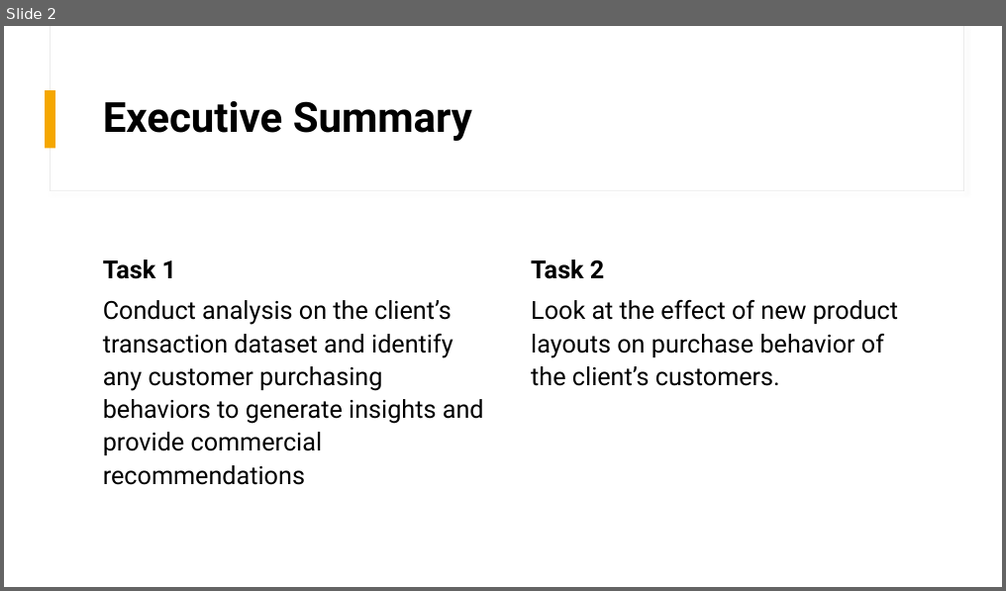
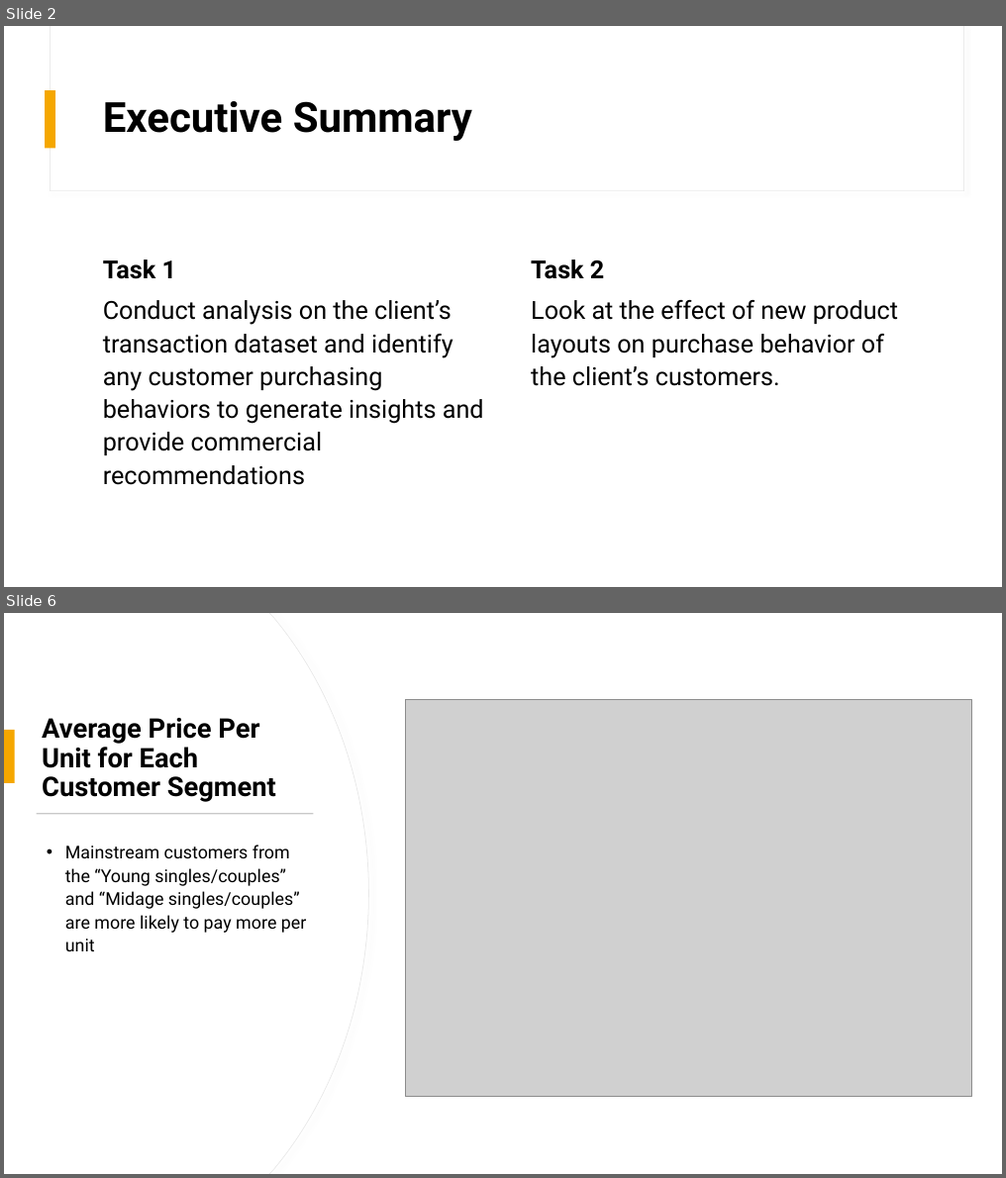
Before and after one commit to daniel8691/Quantium-virtual-internship, a slide deck: Powerpoint_presentation/Category Review.pptx. Shown one above the other, each under a label of ours: slide 2 before the commit, slides 2 and 6 after it; the slides between them are not shown. The pictures are 1006x591 and 1006x1178 pixels, drawn with LibreOffice and Linux fonts; fonts in the diff are those of the drawing; grey boxes stand for pictures. Boxes give left, top, right and bottom in pixels: in the first picture for what was removed or moved away, otherwise in the second. Text is boxed around its words. In the diff, an @@ line names an element or a change of style, - is before the commit and + after.

```diff
--- a/Powerpoint_presentation/Category Review.pptx
+++ b/Powerpoint_presentation/Category Review.pptx
@@ slide 6 added at (4,613,1002,1174), background #FFFFFF @@
@@ rectangle added at (4,613,1002,1174), fill #FFFFFF @@
@@ freeform shape added at (4,613,368,1174), fill #FFFFFF, outline #E9E9E9 0.75 pt @@
@@ freeform shape added at (4,613,368,1174), fill #FFFFFF @@
@@ rectangle added at (50,613,963,778), fill #FFFFFF, outline #E9E9E9 0.75 pt @@
@@ rectangle added at (51,613,963,777), fill #FFFFFF @@
@@ picture added at (405,700,972,1096) @@
@@ rectangle added at (4,730,15,783), fill #F5A700 @@
@@ title added at (42,718,276,802), 26 pt, text #000000, bold @@
+Average Price Per Unit for Each Customer Segment
@@ rectangle added at (50,708,355,1088), fill #FFFFFF, outline #E9E9E9 1 pt @@
@@ rectangle added at (37,813,313,814), fill #C9C9C9 @@
@@ text added at (65,845,307,952), 17 pt, text #000000 @@
+• Mainstream customers from the “Young singles/couples” and “Midage singles/couples” are more likely to pay more per unit
```
Also in this commit, not shown: 7 other slides added, 7 other files.
